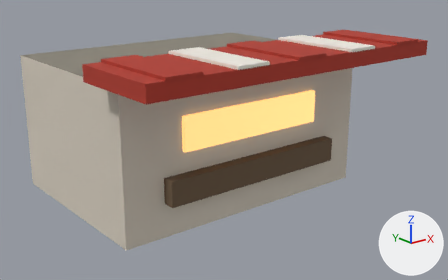
The glTF model models/amul-high.glb: old version first, new version second.
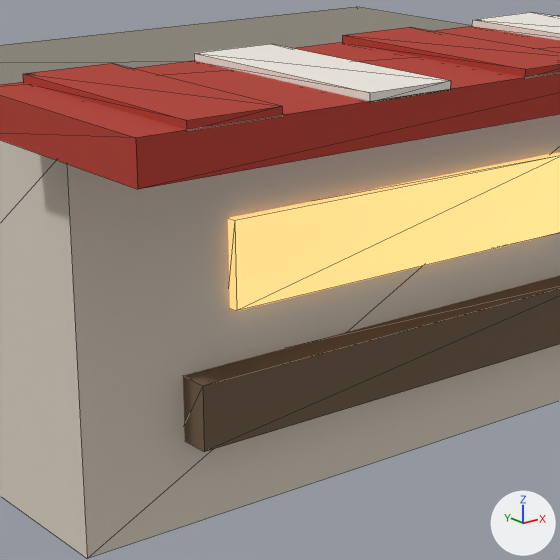
There are two pictures of each version: one whole from a camera (50 mm lens) standing at (-18.62, -26.16, 12.34) and looking at (0.28, -2.53, 2.89), one close up on the part from 20% to 70% of the width and 11% to 90% of the height. Every picture has the same lights, and +X, +Y and +Z are marked at lower right. The last two pictures show the newer version. The close-ups show mesh edges as thin lines. Vertices at exactly the same position are counted once.
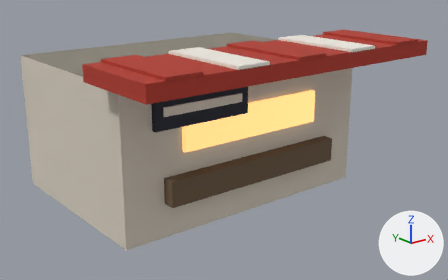
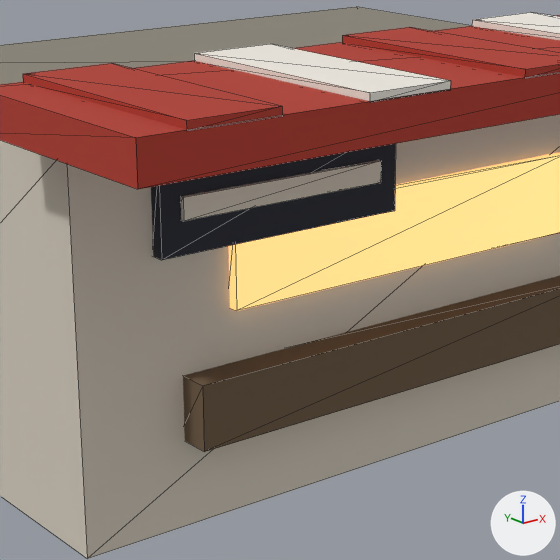
Pixel boxes [x1, y1, x2, y2] of what changed, in the close-ups (560 x 560 px):
part 1 of me_mesh_0, added: after [151, 143, 396, 260]
part 2 of me_mesh_0, added: after [180, 160, 381, 221]

The change, as a diff of the scene's bpy script:
```diff
--- a/models/amul-high.glb.py
+++ b/models/amul-high.glb.py
@@ me_mesh_0 @@
 # used by ob_mesh_0; location = (0.0, 0.0, 0.0)
-me_mesh_0.from_pydata(...)  # 72 vertices, 108 faces; spans x -8.0..8.0, y -8.7..5.0, z 0.0..8.1
+me_mesh_0.from_pydata(...)  # 88 vertices, 132 faces; spans x -8.0..8.0, y -8.7..5.0, z 0.0..8.1
+# me_mesh_0 part 1: a new loose piece, a box spanning x -5.5..-0.5, y -5.25..-4.95, z 5.0..6.6, in mat_matte
+# me_mesh_0 part 2: a new loose piece, a box spanning x -5.1..-0.9, y -5.32..-4.97, z 5.6..6.0, in mat_matte
 me_mesh_0.materials.append(mat_matte)
```
